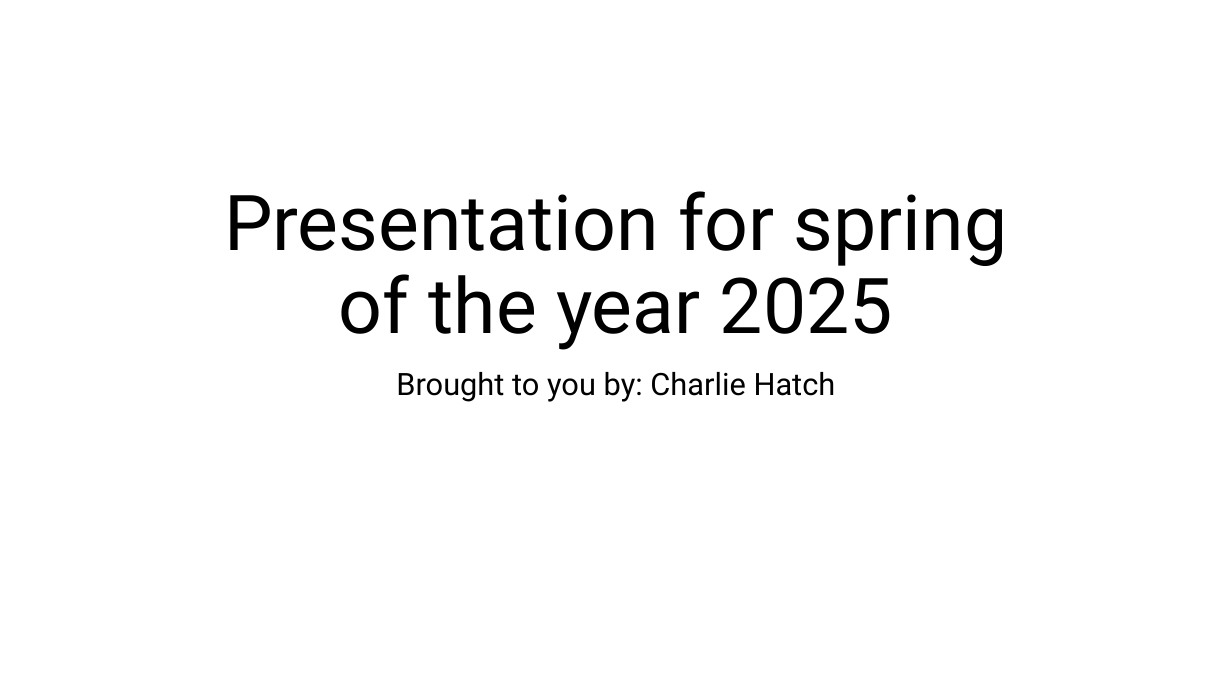
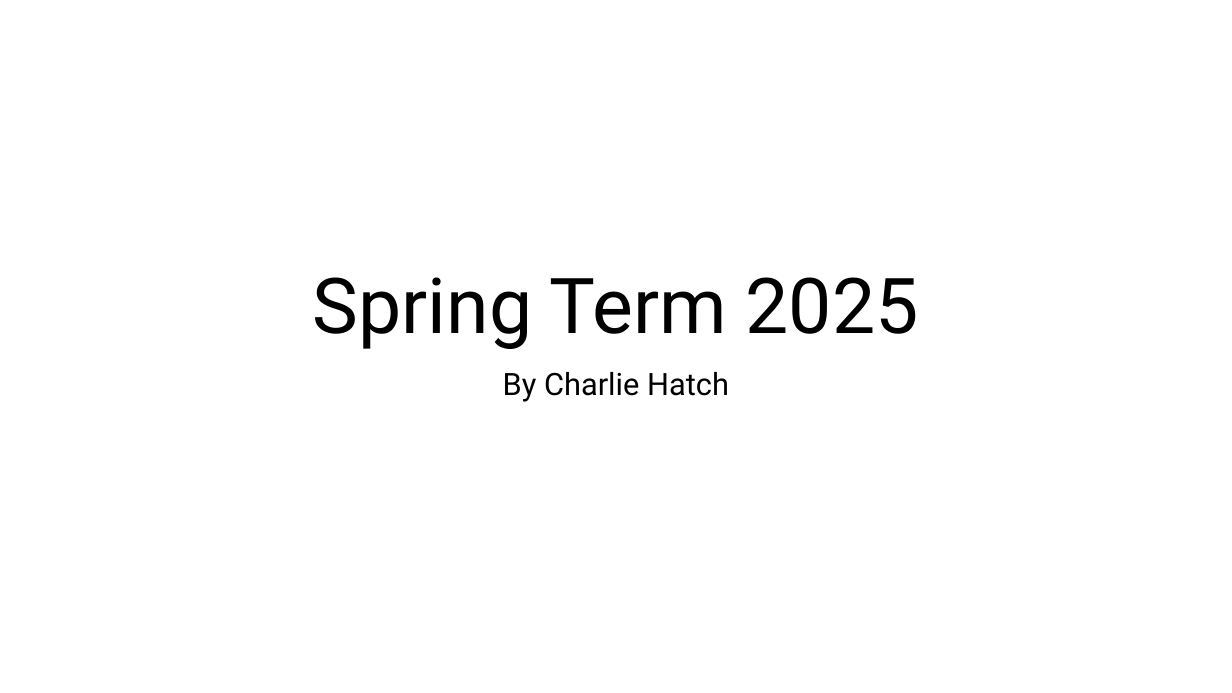
Before and after one commit to NPITX-programs/Presentations, a slide deck: slide 1 of Spring 2025 Presentation/Spring 2025.pptx. Drawn at 1232x693 pixels with LibreOffice and Linux fonts; fonts in the diff are those of the drawing. Boxes give left, top, right and bottom in pixels: in the first picture for what was removed or moved away, otherwise in the second. Text is boxed around its words. In the diff, an @@ line names an element or a change of style, - is before the commit and + after.

```diff
--- a/Spring 2025 Presentation/Spring 2025.pptx
+++ b/Spring 2025 Presentation/Spring 2025.pptx
@@ title at [313,277,919,349]: text changed @@
-Presentation for spring
-of the year 2025
+Spring Term 2025
@@ subtitle at [503,372,729,402]: text changed @@
-Brought to you by: Charlie Hatch
+By Charlie Hatch
```
